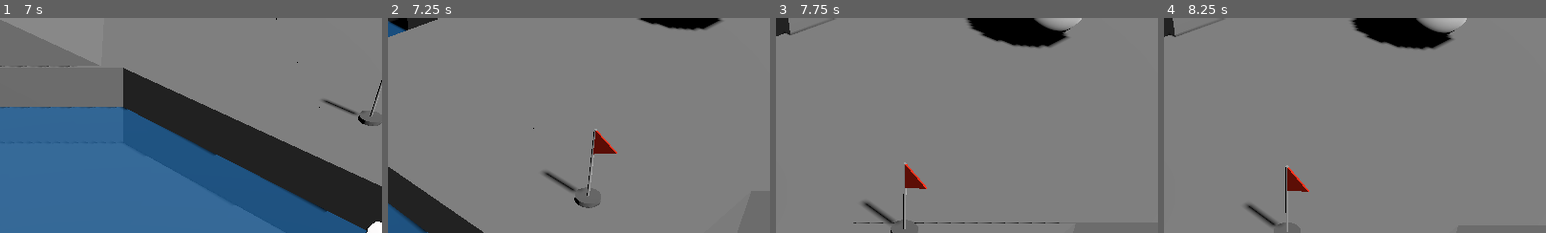
Above: before the commit, frames 1-4 (left to right).
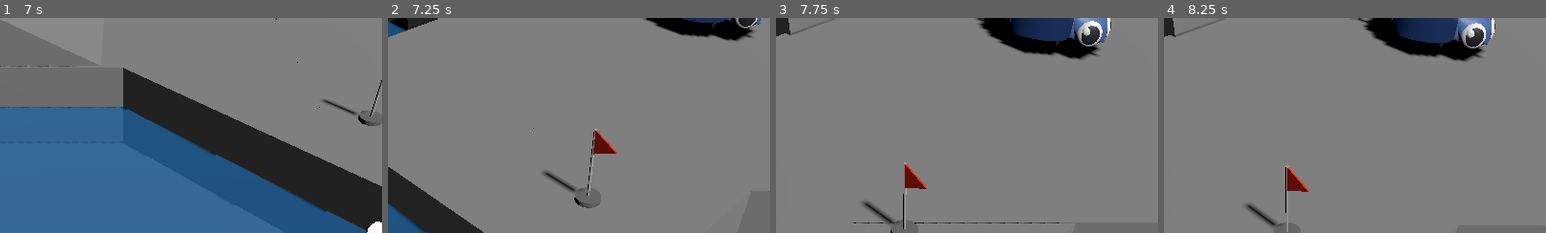
Above: after the commit, the same moments.

Repository: melonboyo/entomo
Game: Godot game, scene res://Scenes/Menus/MainMenu/MainMenu.tscn
Same seed, same stepped clock (60 frames per second), same inputs: the game is played once before the commit and once after it.
Inputs (mouse positions are % of the whole screen's width and height, from its top left):
- Up to frame 1 (7 s): click "Play" at 0.5 s; tap Enter every 0.75 s from 1.25 to 5 s; move the mouse to (72, 45) at 1.27 s; hold D (move_right) 1.28-2 s; tap E (interact) at 1.35, 4.35 s; click (72, 45) at 1.42 s; tap Space (move_jump) at 1.52, 4.52 s; drag from (30, 55) to (45, 70) at 2.02 s; move the mouse to (60, 28) at 2.77 s; hold D (move_right) 2.78-3.5 s; tap Shift at 2.85, 5.85 s; drag from (45, 70) to (20, 35) at 3.52 s; move the mouse to (80, 65) at 4.27 s; hold A (move_left) 4.28-5 s; drag from (20, 35) to (35, 25) at 5.02 s; move the mouse to (55, 50) at 5.77 s; hold S (move_backward) 5.78-6.5 s; click (55, 50) at 5.92 s; drag from (35, 25) to (30, 55) at 6.52 s
- Up to frame 2 (7.25 s): no input
- Up to frame 3 (7.75 s): move the mouse to (72, 45) at 7.27 s; hold W (move_forward) from 7.28 s (still down); tap E (interact) at 7.35 s; tap Space (move_jump) at 7.52 s
- Up to frame 4 (8.25 s): release W (move_forward) at 8 s; drag from (30, 55) to (45, 70) at 8.02 s
The pictures show only the part of the screen within x 34-84%, y 0-50%; the shares and areas given below are measured in that part.

Frame 1 is identical in both runs. In frame 2, 1.7% of the frame differs, in the area x 65-98%, y 0-11%; in frame 3, 4.2%; in frame 4, 4.5%, in the area x 48-87%, y 0-21%.

Commit message:
Added rolypoly
RolyPoly added (normal and ball mesh) + walking animation

Diff:
--- a/Characters/Pillbug/Pillbug.gd
+++ b/Characters/Pillbug/Pillbug.gd
@@ -51,6 +51,8 @@
 			timeDashed = max(0, timeDashed)
 	else :
 		super(input_dir, camera_basis, delta)
+		$rolypoly/AnimationPlayer.play("walk")
+
 
 # The generic character uses gravity
 func handleGravity(delta: float) -> void:
--- a/Characters/Pillbug/Pillbug.tscn
+++ b/Characters/Pillbug/Pillbug.tscn
@@ -1,16 +1,11 @@
-[gd_scene load_steps=10 format=3 uid="uid://ceq3k2pduj7cb"]
+[gd_scene load_steps=8 format=3 uid="uid://ceq3k2pduj7cb"]
 
 [ext_resource type="PackedScene" uid="uid://baiok6rvrnsqh" path="res://Characters/Generic/GenericCharacter.tscn" id="1_yggj8"]
 [ext_resource type="Script" path="res://Characters/Pillbug/Pillbug.gd" id="2_6n07y"]
 [ext_resource type="Script" path="res://Scripts/coloured_bug.gd" id="3_wt1y3"]
+[ext_resource type="PackedScene" uid="uid://bj50gmlq8ig7i" path="res://Characters/Pillbug/rolypoly.glb" id="4_kh8bh"]
 
 [sub_resource type="SphereShape3D" id="SphereShape3D_tdvly"]
-
-[sub_resource type="SphereMesh" id="SphereMesh_pxlda"]
-
-[sub_resource type="Skin" id="Skin_u8r0o"]
-
-[sub_resource type="StandardMaterial3D" id="StandardMaterial3D_1o8la"]
 
 [sub_resource type="SphereShape3D" id="SphereShape3D_0kang"]
 
@@ -32,30 +27,26 @@
 transform = Transform3D(22, 0, 0, 0, 22, 0, 0, 0, 22, 0, 0, 0)
 shape = SubResource("SphereShape3D_tdvly")
 
-[node name="MeshInstance3D" type="MeshInstance3D" parent="." index="1"]
-transform = Transform3D(22, 0, 0, 0, 22, 0, 0, 0, 22, 0, 0, 0)
-mesh = SubResource("SphereMesh_pxlda")
-skin = SubResource("Skin_u8r0o")
-surface_material_override/0 = SubResource("StandardMaterial3D_1o8la")
-
-[node name="RampCheckArea" type="Area3D" parent="." index="2"]
+[node name="RampCheckArea" type="Area3D" parent="." index="1"]
 transform = Transform3D(22, 0, 0, 0, 22, 0, 0, 0, 22, 0, 0, 0)
 
 [node name="CollisionShape3D" type="CollisionShape3D" parent="RampCheckArea" index="0"]
 transform = Transform3D(1.05, 0, 0, 0, 1.05, 0, 0, 0, 1.05, 0, 0, 0)
 shape = SubResource("SphereShape3D_0kang")
 
-[node name="SwitchArea" parent="." index="3"]
+[node name="SwitchArea" parent="." index="2"]
 transform = Transform3D(22, 0, 0, 0, 22, 0, 0, 0, 22, 0, 0, 0)
 
 [node name="CollisionShape3D" parent="SwitchArea" index="0"]
 shape = SubResource("CylinderShape3D_ow3bi")
 
-[node name="Color" type="Node" parent="." index="4" node_paths=PackedStringArray("MESH")]
+[node name="Color" type="Node" parent="." index="3"]
 script = ExtResource("3_wt1y3")
-MESH = NodePath("../MeshInstance3D")
 
-[node name="ExitPosition" parent="." index="5"]
+[node name="ExitPosition" parent="." index="4"]
 transform = Transform3D(1, 0, 0, 0, 1, 0, 0, 0, 1, 0, 13.85, 0)
 
+[node name="rolypoly" parent="." index="5" instance=ExtResource("4_kh8bh")]
+transform = Transform3D(-10, 0, -1.50996e-06, 0, 10, 0, 1.50996e-06, 0, -10, 0.104538, -10.9257, -0.0147934)
+
 [connection signal="body_entered" from="RampCheckArea" to="." method="detectCollision"]
Binary file added: Characters/Pillbug/rolypoly.glb
Not shown, added: Characters/Pillbug/rolypoly.glb.import
Binary file added: Characters/Pillbug/rolypolyBALL.glb
Not shown, added: Characters/Pillbug/rolypolyBALL.glb.import
Binary file added: Characters/Pillbug/rolypolyBALL_bumblebee.png
Not shown, added: Characters/Pillbug/rolypolyBALL_bumblebee.png.import
Binary file added: Characters/Pillbug/rolypoly_bumblebee.png
Not shown, added: Characters/Pillbug/rolypoly_bumblebee.png.import
